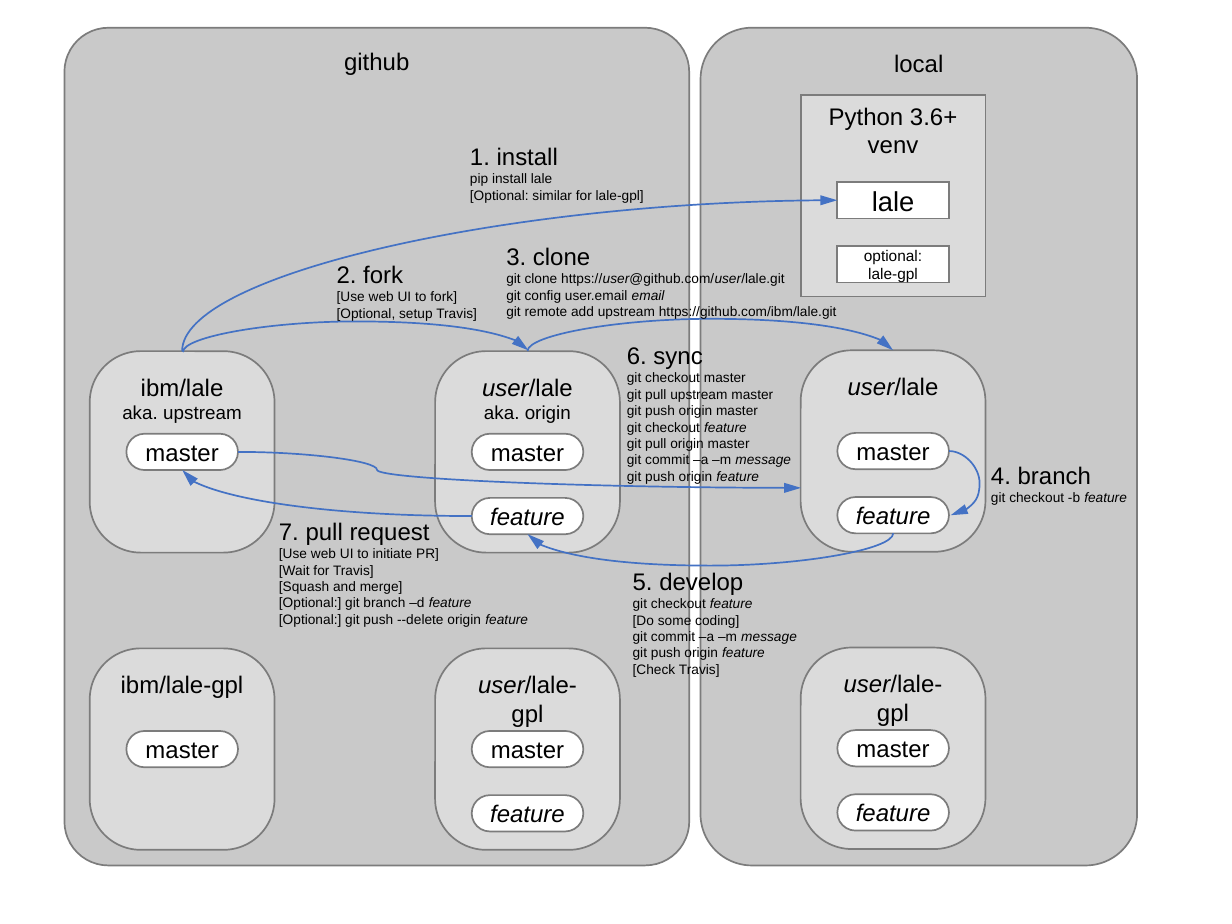
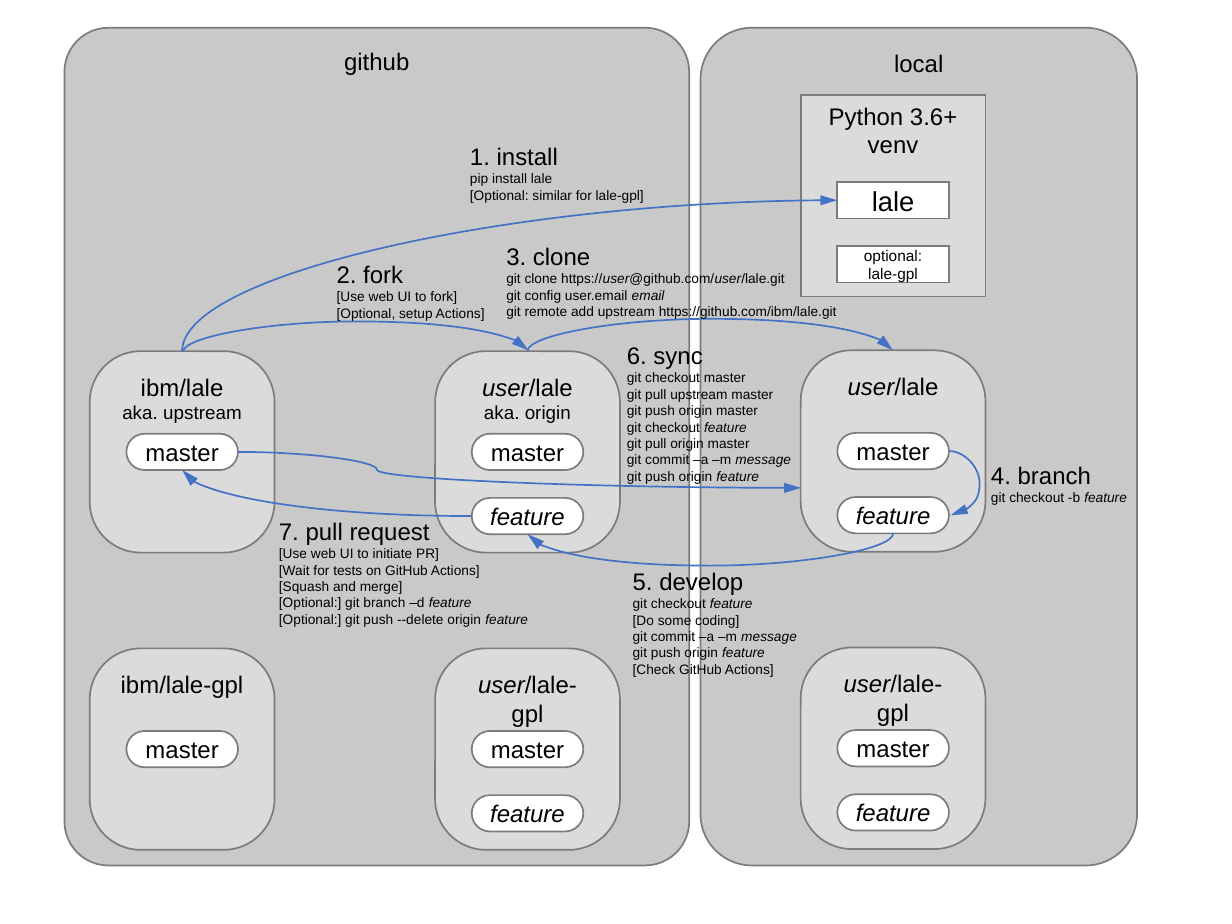
Before and after one commit to IBM/lale, a slide deck: slide 1 of talks/repositories.pptx. Drawn at 1232x924 pixels with LibreOffice and Linux fonts; fonts in the diff are those of the drawing. Boxes give left, top, right and bottom in pixels: in the first picture for what was removed or moved away, otherwise in the second. Text is boxed around its words. In the diff, an @@ line names an element or a change of style, - is before the commit and + after.

Commit message:
Changed repositories figure to mention github actions instead of travis. (#528)

```diff
--- a/talks/repositories.pptx
+++ b/talks/repositories.pptx
@@ text at [337, 308, 485, 321]: text changed @@
-[Optional, setup Travis]
+[Optional, setup Actions]
@@ text at [279, 565, 480, 578]: text changed @@
-[Wait for Travis]
+[Wait for tests on GitHub Actions]
@@ text at [633, 663, 774, 677]: text changed @@
-[Check Travis]
+[Check GitHub Actions]
```
Also in this commit, not shown: 1 other file.
